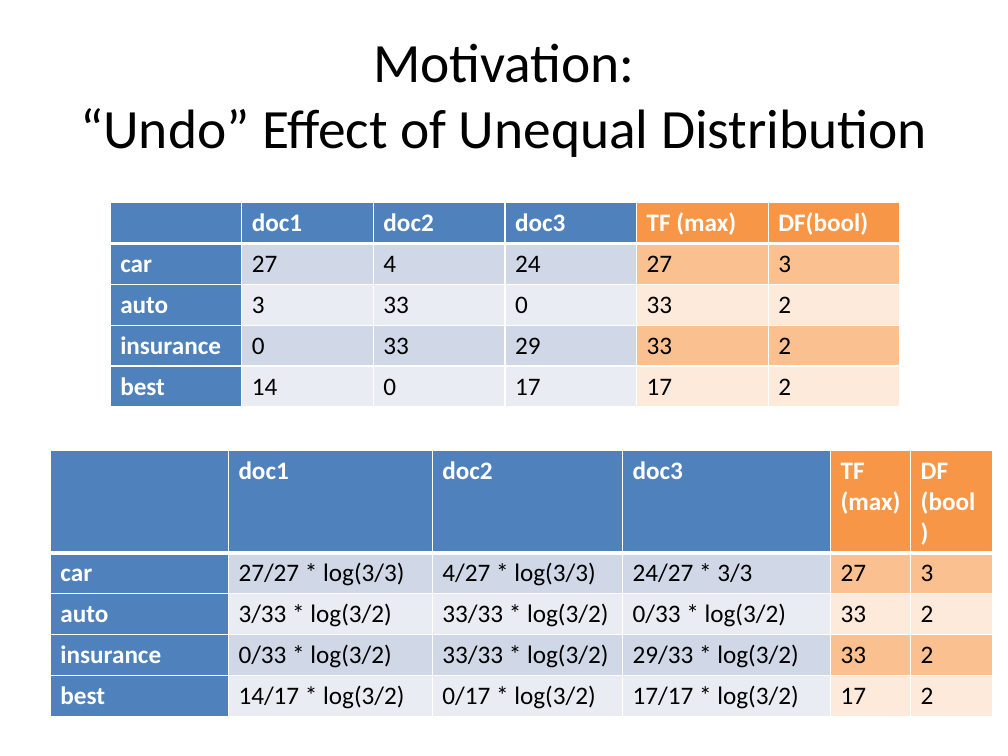
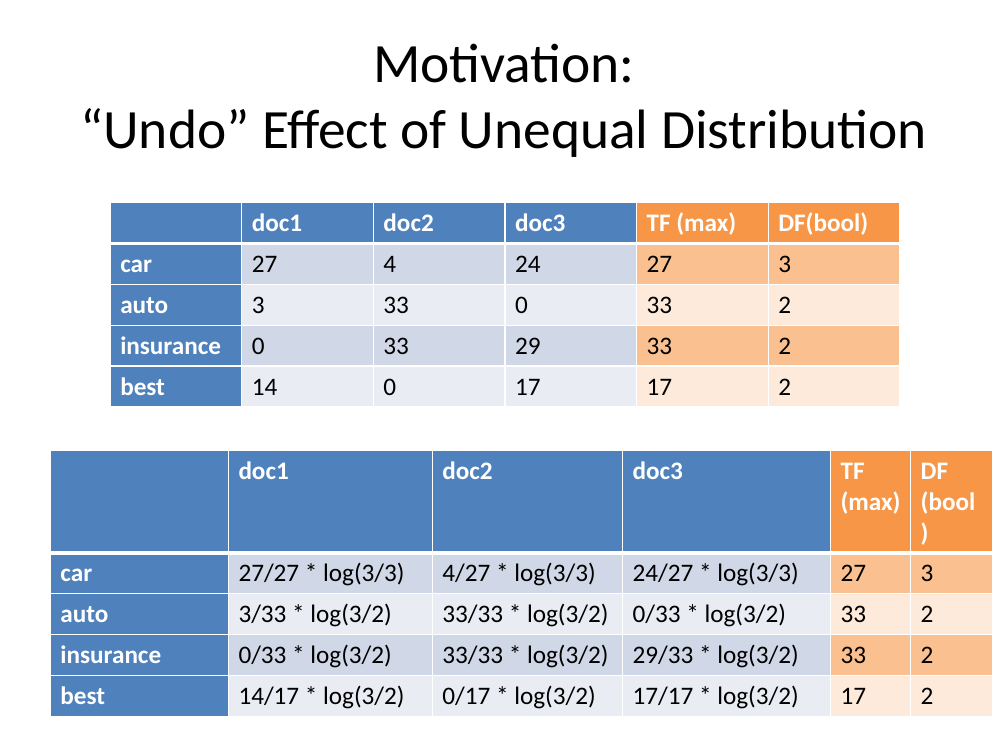
Before and after one commit to allenday/mapr-text-analysis, a slide deck: slide 9 of doc/section4.pptx. Drawn at 1008x756 pixels with LibreOffice and Linux fonts; fonts in the diff are those of the drawing. Boxes give left, top, right and bottom in pixels: in the first picture for what was removed or moved away, otherwise in the second. Text is boxed around its words. In the diff, an @@ line names an element or a change of style, - is before the commit and + after.

```diff
--- a/doc/section4.pptx
+++ b/doc/section4.pptx
@@ table at [50, 451, 994, 713] @@
-row 2, column 4: 24/27 * 3/3
+row 2, column 4: 24/27 * log(3/3)
```
Also in this commit, not shown: 6 other slides changed, 2 slides added, 7 other files.
